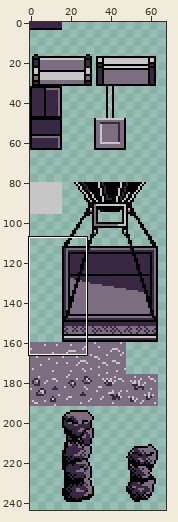
Two versions of one pixel-art file, Art/Tilesets/Desert2.aseprite. The first picture is a wide view before the edit; the outline marks the close-up.
Close-up. Earlier state:
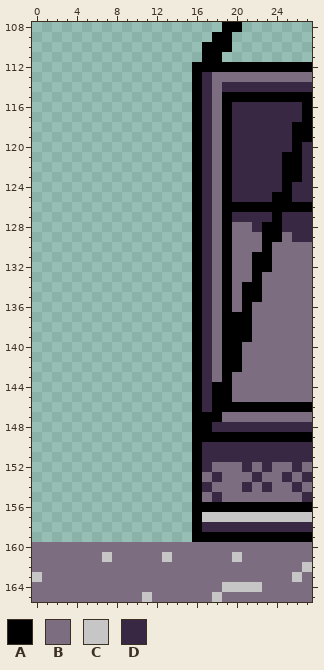
256x256 pixels, 1 frame. Shown: x 0..27, y 108..165. The wide view leaves out empty margins. The commit also changed other parts of the picture, which this record leaves out.
Palette (. is transparent): A #000000  B #7c6d80  C #c7c6c6  D #382843
Pixels before, first column x 0:
108 ...................AA.......
109 ..................AA........
110 .................AAA........
111 .................AA.........
112 ................AAAAAAAAAAAA
113 ................ADBBBBBBBBBB
114 ................ADBDDDDDDDDD
115 ................ADBAAAAAAAAA
116 ................ADBADDDDDDDA
117 ................ADBADDDDDDDA
118 ................ADBADDDDDDAA
119 ................ADBADDDDDDAA
120 ................ADBADDDDDDAD
121 ................ADBADDDDDAAD
122 ................ADBADDDDDAAD
123 ................ADBADDDDDAAD
124 ................ADBADDDDDADD
125 ................ADBADDDDAADD
126 ................ADBAAAAAAAAA
127 ................ADBADDDDADDD
128 ................ADBABBDAADDD
129 ................ADBABBBAABDD
130 ................ADBABBBABBBB
131 ................ADBABBAABBBB
132 ................ADBABBAABBBB
133 ................ADBABBABBBBB
134 ................ADBABAABBBBB
135 ................ADBABAABBBBB
136 ................ADBABABBBBBB
137 ................ADBAAABBBBBB
138 ................ADBAAABBBBBB
139 ................ADBAAABBBBBB
140 ................ADBAABBBBBBB
141 ................ADBAABBBBBBB
142 ................ADBAABBBBBBB
143 ................ADBABBBBBBBB
144 ................ADAABBBBBBBB
145 ................ADAABBBBBBBB
146 ................ADAAAAAAAAAA
147 ................AAABBBBBBBBB
148 ................AADDDDDDDDDD
149 ................AAAAAAAAAAAA
150 ................ADDDDDDDDDDD
151 ................ADDDDDDDDDDD
152 ................ADBBBDBDBBDB
153 ................ABDBBBDBBDBD
154 ................ADBBBDBDBBDB
155 ................ABDBBBBBBBBD
156 ................AAAAAAAAAAAA
157 ................ACCCCCCCCCCC
158 ................ADDDDDDDDDDD
159 ................AAAAAAAAAAAA
160 BBBBBBBBBBBBBBBBBBBBBBBBBBBB
161 BBBBBBBCBBBBBCBBBBBBCBBBBBBB
162 BBBBBBBBBBBBBBBBBBBBBBBBBBBC
163 CBBBBBBBBBBBBBBBBBBBBBBBBBCB
164 BBBBBBBBBBBBBBBBBBBCCCCBBBBB
165 BBBBBBBBBBBCBBBBBBCBBBBBBBBB
Now the later version:
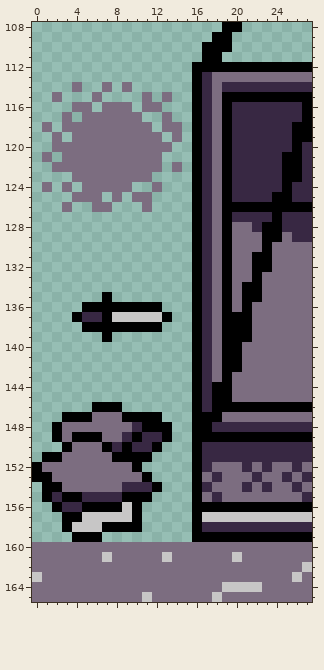
Difference:
y 114: x 4 . -> B; x 7 . -> B; x 9 . -> B
y 115: x 2 . -> B; x 6 . -> B; x 11 . -> B; x 13 . -> B
y 116: x 4..5 .. -> BB; x 7..9 ... -> BBB; x 11..12 .. -> BB
y 117: x 3 . -> B; x 5..10 ...... -> BBBBBB; x 13 . -> B
y 118: x 1 . -> B; x 3..11 ......... -> BBBBBBBBB; x 13..14 .. -> BB
y 119: x 2 . -> B; x 4..12 ......... -> BBBBBBBBB; x 14 . -> B
y 120: x 2..13 ............ -> BBBBBBBBBBBB
y 121: x 1 . -> B; x 3..12 .......... -> BBBBBBBBBB
y 122: x 2..12 ........... -> BBBBBBBBBBB; x 14 . -> B
y 123: x 4..11 ........ -> BBBBBBBB
y 124: x 1 . -> B; x 3 . -> B; x 5..9 ..... -> BBBBB; x 12 . -> B
y 125: x 4..6 ... -> BBB; x 8 . -> B; x 10..11 .. -> BB
y 126: x 3 . -> B; x 6..7 .. -> BB; x 11 . -> B
y 135: x 7 . -> A
y 136: x 5..12 ........ -> AAAAAAAA
y 137: x 4..13 .......... -> ADDACCCCCA
y 138: x 5..12 ........ -> AAAAAAAA
y 139: x 7 . -> A
y 146: x 6..8 ... -> AAA
y 147: x 3..12 .......... -> AAABBBAAAA
y 148: x 2..13 ............ -> ABBBBBBBDAAA
y 149: x 2..13 ............ -> ABAAABBDADDA
y 150: x 3..12 .......... -> ABBBADADDA
y 151: x 1..11 ........... -> AABBBBBAAAA
y 152: x 0..10 ........... -> ABBBBBBBBBA
y 153: x 0..11 ............ -> AABBBBBBBBBA
y 154: x 1..12 ............ -> AABBBBBBDDDA
y 155: x 1..11 ........... -> ADAADDDDAAA
y 156: x 2..10 ......... -> ADDAAAACA
y 157: x 3..10 ........ -> AACCCCCA
y 158: x 3..10 ........ -> ACCCAAAA
y 159: x 4..6 ... -> AAA
Where, in picture pixels (left, top, right, bottom), the same in both close-ups:
added: (42, 82, 182, 212)
added: (72, 292, 172, 342)
added: (32, 402, 172, 542)
